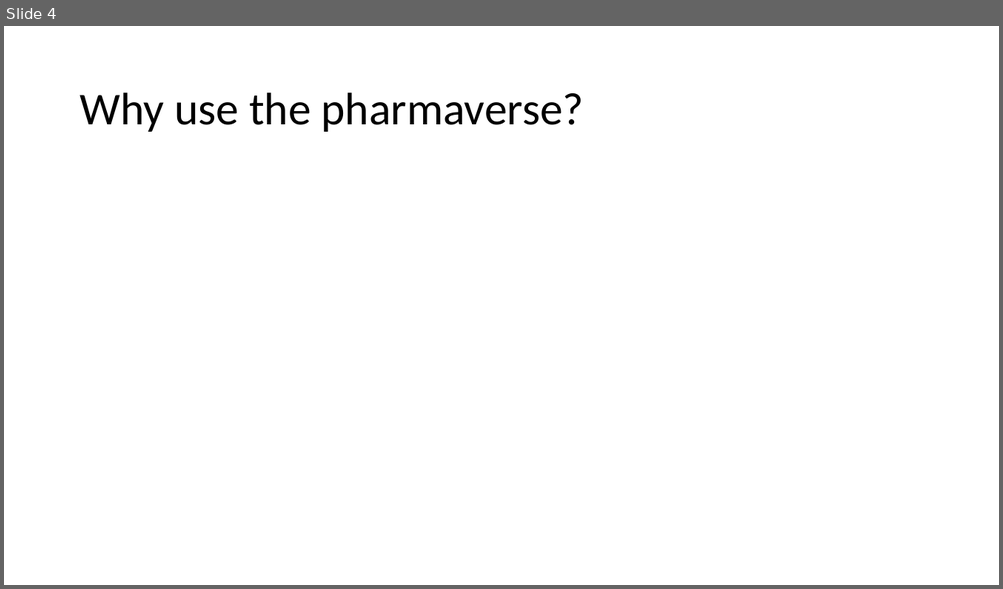
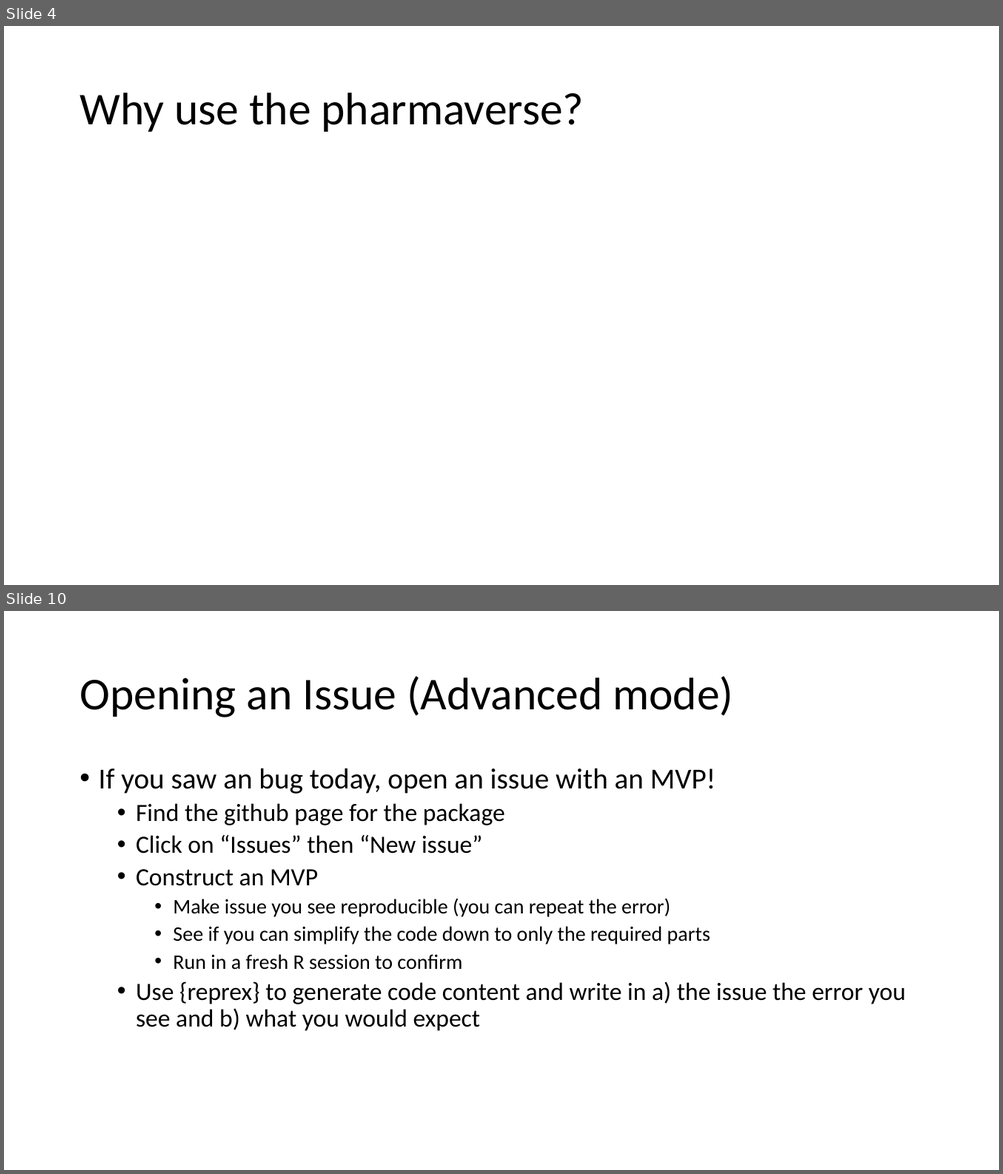
Before and after one commit to posit-conf-2023/r-pharma, a slide deck: 04-pharmaverse/04-Contributing_To_The_Pharmaverse.pptx. Shown one above the other, each under a label of ours: slide 4 before the commit, slides 4 and 10 after it; the slides between them are not shown. The pictures are 1003x589 and 1003x1174 pixels, drawn with LibreOffice and Linux fonts; fonts in the diff are those of the drawing. Boxes give left, top, right and bottom in pixels: in the first picture for what was removed or moved away, otherwise in the second. Text is boxed around its words. In the diff, an @@ line names an element or a change of style, - is before the commit and + after.

```diff
--- a/04-pharmaverse/04-Contributing_To_The_Pharmaverse.pptx
+++ b/04-pharmaverse/04-Contributing_To_The_Pharmaverse.pptx
@@ slide 10 added at [4,611,999,1170], background #FFFFFF @@
@@ title added at [79,676,733,718], 44 pt, text #000000 @@
+Opening an Issue (Advanced mode)
@@ text added at [99,768,905,1031], 24 pt, text #000000 @@
+• If you saw an bug today, open an issue with an MVP!
+  • Find the github page for the package
+  • Click on “Issues” then “New issue”
+  • Construct an MVP
+    • Make issue you see reproducible (you can repeat the error)
+    • See if you can simplify the code down to only the required parts
+    • Run in a fresh R session to confirm
+  • Use {reprex} to generate code content and write in a) the issue the error you see and b) what you would expect
```
Also in this commit, not shown: 5 slides changed, 5 other slides added, 1 slide removed.
